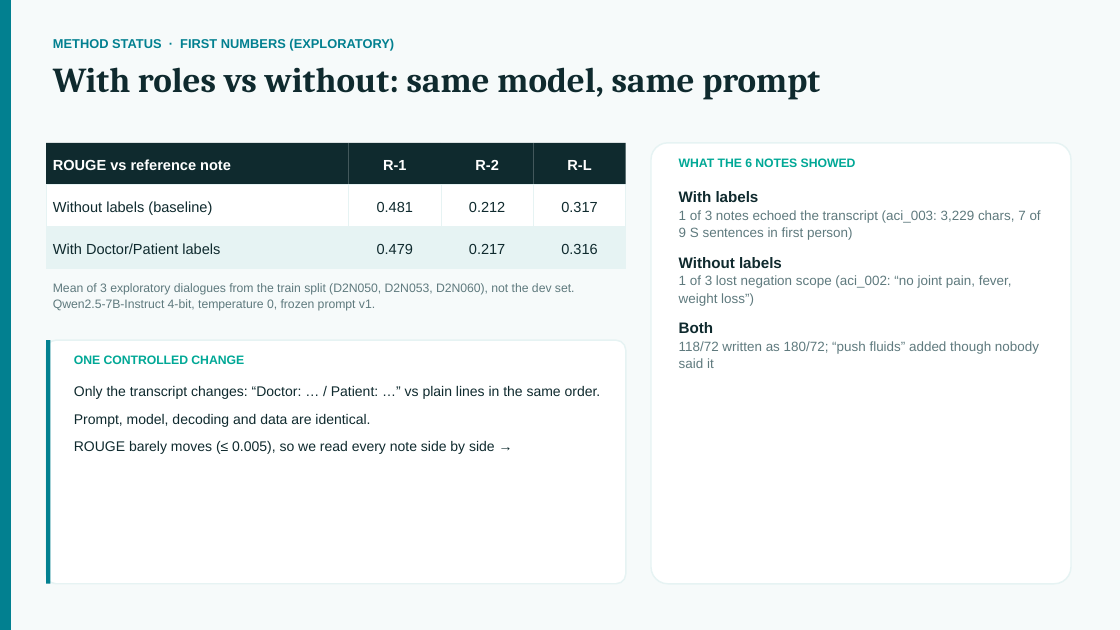
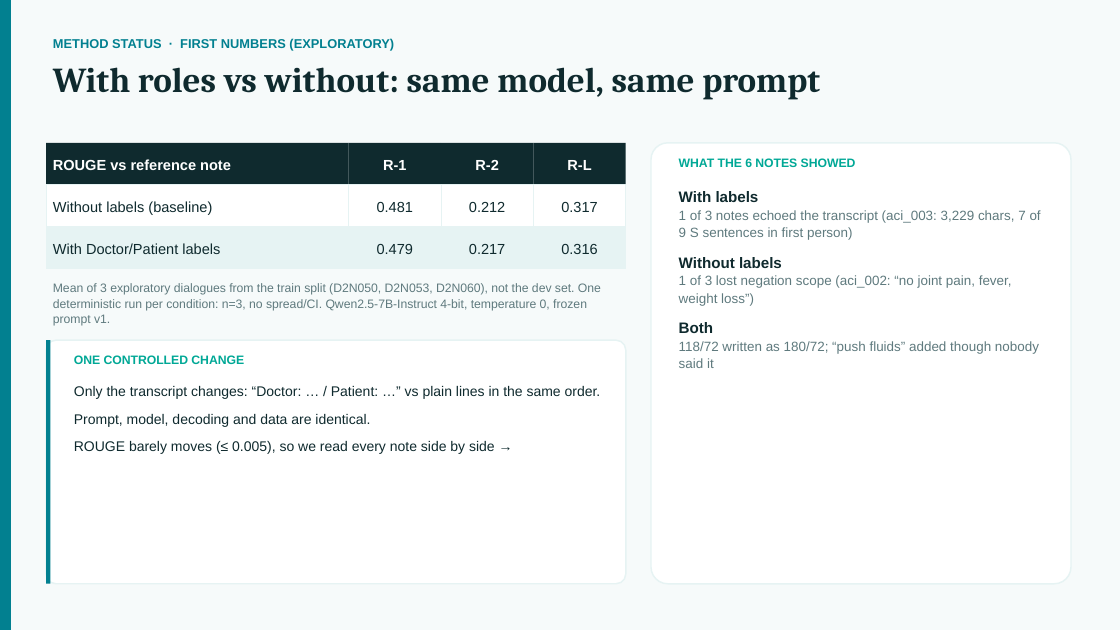
Before and after one commit to Pikseel/medscribe, a slide deck: slide 9 of results/medscribe_midproject.pptx. Drawn at 1120x630 pixels with LibreOffice and Linux fonts; fonts in the diff are those of the drawing. Boxes give left, top, right and bottom in pixels: in the first picture for what was removed or moved away, otherwise in the second. Text is boxed around its words. In the diff, an @@ line names an element or a change of style, - is before the commit and + after.

```diff
--- a/results/medscribe_midproject.pptx
+++ b/results/medscribe_midproject.pptx
@@ text at (53,283,601,326): text changed @@
-Mean of 3 exploratory dialogues from the train split (D2N050, D2N053, D2N060), not the dev set. Qwen2.5-7B-Instruct 4-bit, temperature 0, frozen prompt v1.
+Mean of 3 exploratory dialogues from the train split (D2N050, D2N053, D2N060), not the dev set. One deterministic run per condition: n=3, no spread/CI. Qwen2.5-7B-Instruct 4-bit, temperature 0, frozen prompt v1.
```
Also in this commit, not shown: 5 other slides changed, 8 other files.
